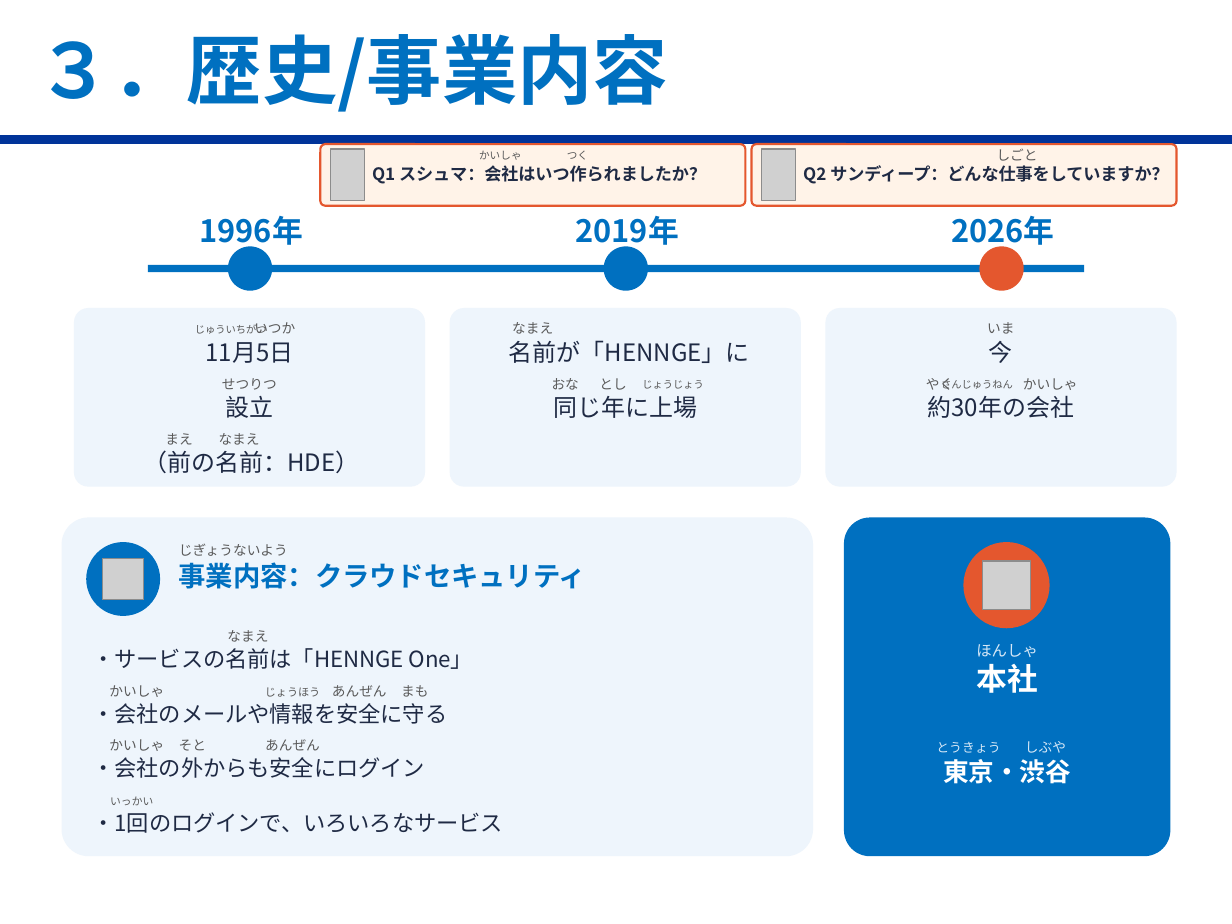
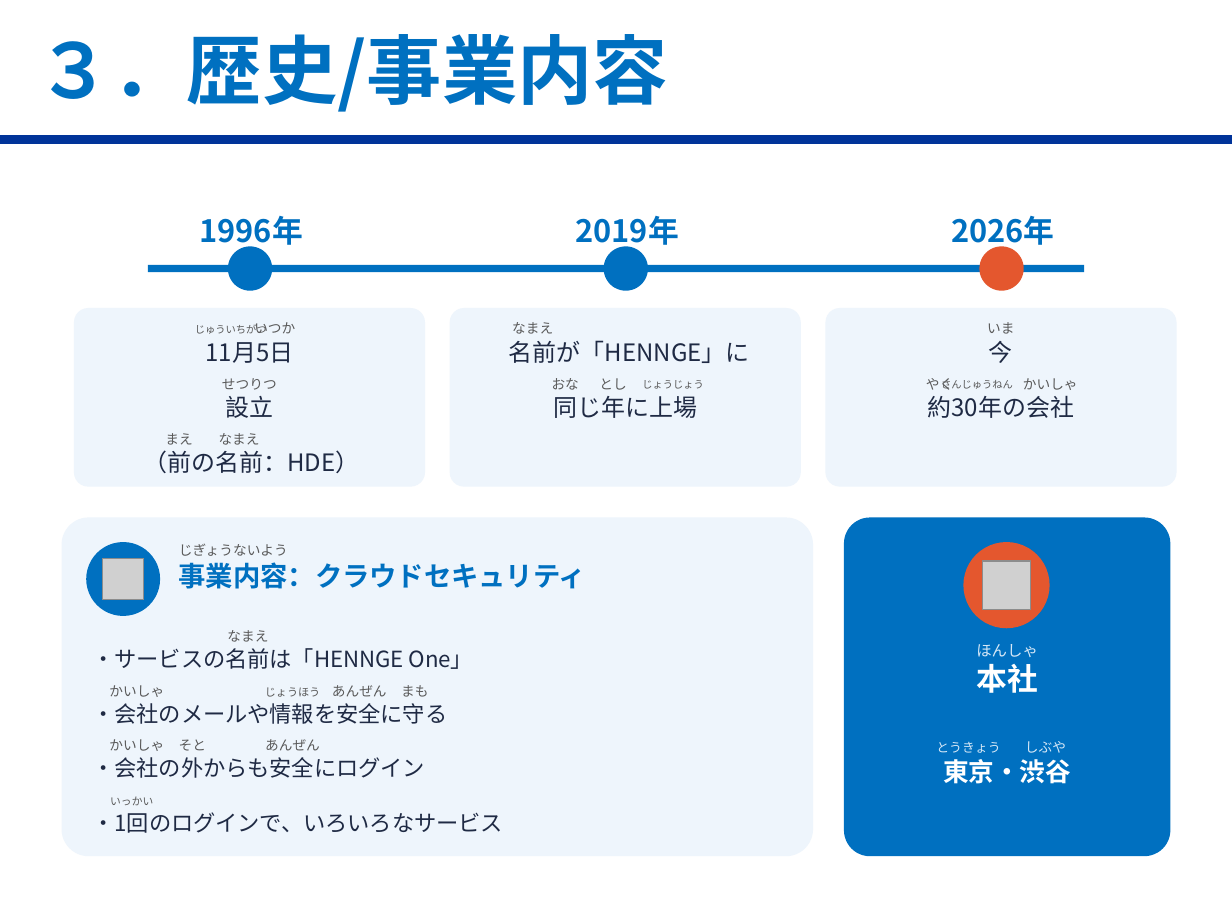
Before and after one commit to ramazandogna/pixel-powerpoint, a slide deck: slide 4 of deliverables/企業研究_HENNGE_第1回-1.pptx. Drawn at 1232x924 pixels with LibreOffice and Linux fonts; fonts in the diff are those of the drawing; grey boxes stand for pictures; background and template pictures are left out. Boxes give left, top, right and bottom in pixels: in the first picture for what was removed or moved away, otherwise in the second. Text is boxed around its words. In the diff, an @@ line names an element or a change of style, - is before the commit and + after.

```diff
--- a/deliverables/企業研究_HENNGE_第1回-1.pptx
+++ b/deliverables/企業研究_HENNGE_第1回-1.pptx
@@ rounded rectangle removed at (320, 144, 745, 206) @@
@@ picture removed at (330, 149, 365, 201) @@
@@ rounded rectangle removed at (752, 144, 1177, 206) @@
@@ picture removed at (761, 149, 796, 201) @@
@@ text removed at (997, 149, 1038, 161) @@
-しごと
@@ text removed at (372, 165, 706, 184) @@
-Q1 スシュマ：会社はいつ作られましたか？
@@ text removed at (479, 151, 522, 160) @@
-かいしゃ
@@ text removed at (567, 151, 588, 160) @@
-つく
@@ text removed at (803, 165, 1168, 184) @@
-Q2 サンディープ：どんな仕事をしていますか？
```
Also in this commit, not shown: 4 other slides changed, 1 other file.
